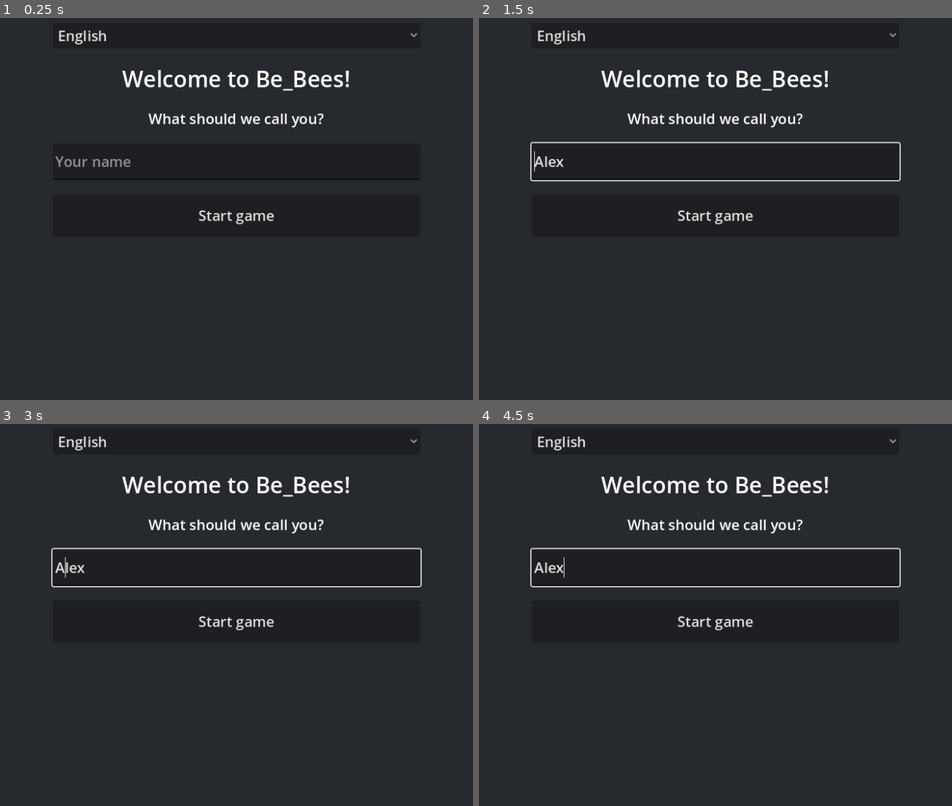
Above: before the commit, frames 1-4 (two rows, left to right).
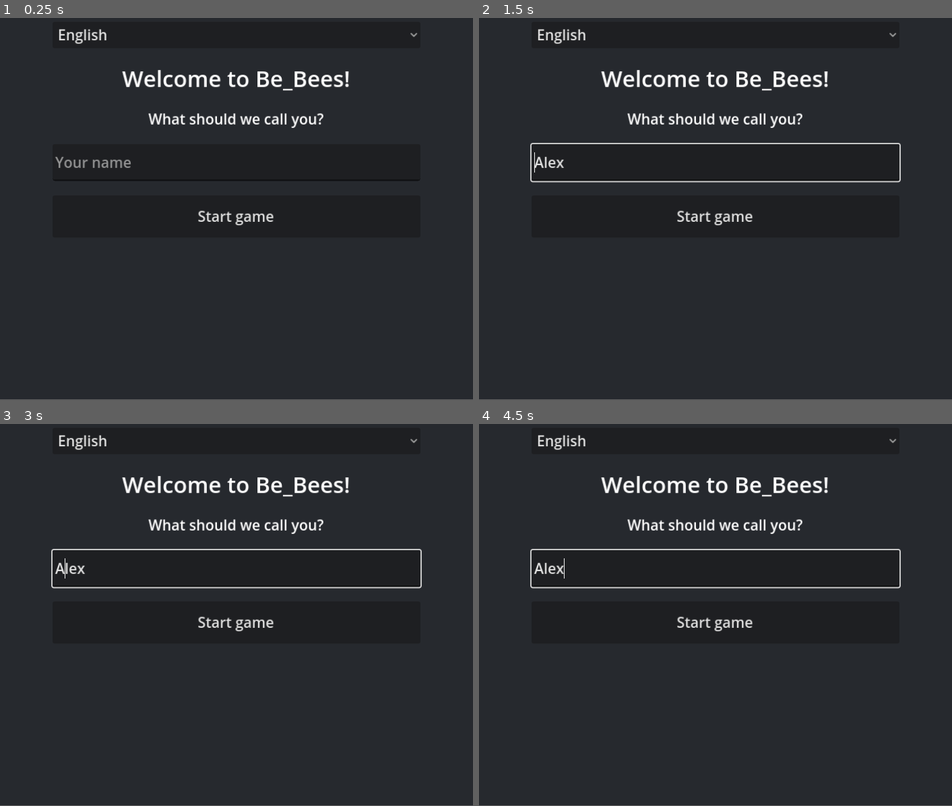
Above: after the commit, the same moments.

Repository: svetlyi072-debug/Be-Bees
Game: Godot game, scene res://scenes/Main.tscn
The game is run twice, just before and just after one commit, with the same random seed, the same clock (stepped at 60 frames per second) and the same inputs.
Inputs (mouse positions are in pixels of both pictures, inside the frame that each line leads up to):
- Up to frame 1 (0.25 s): no input
- Up to frame 2 (1.5 s): click (715, 163) at 0.52 s; type "Alex" at 0.6 s; click (535, 178) at 1.27 s
- Up to frame 3 (3 s): click (56, 584) at 2.02 s; click (66, 584) at 2.77 s
- Up to frame 4 (4.5 s): click (545, 584) at 3.52 s; click (677, 584) at 4.27 s
In our replay, the window is 702x800 before the commit and 702x799 after it. These sizes can differ from the game's own. Grey fills any space a smaller window leaves; there, only what the larger window draws over its background counts as a difference.

The runs differ from the first frame. In frame 1, 1.2% of the frame differs, in the area x 11-89%, y 2-55%; in frame 2, 2.3%; in frame 3, 2.3%; in frame 4, 2.3%, in the area x 10-90%, y 2-55%.

Commit message:
Add Android export, fix viewport scaling and menu icon overflow for phones
Adds an Android preset (minSdk 21, targetSdk 34, arm64-v8a + armeabi-v7a,
INTERNET permission for the Firebase calls) exporting a signed debug APK
to exports/android/.

Also two things the desktop/web builds were quietly getting away with:

- No stretch mode was set, so on any screen that isn't ~720x820 the game
  would either render tiny in a corner or get cut off — set stretch
  mode to canvas_items/keep so it scales to fill the screen (letterboxed
  to preserve aspect ratio) instead, and locked handheld orientation to
  portrait.

- The 4 main-menu icons (180px + 32px gaps) added up to 816px, 96px
  wider than the 720px viewport. Invisible on a maximized desktop
  window, but at the native width (what a phone actually renders,
  scaled) the settings icon fell outside the screen entirely. Resized
  to 150px/24px gaps so the row actually fits.

Co-Authored-By: Claude Sonnet 5 <noreply@anthropic.com>

Diff:
--- a/project.godot
+++ b/project.godot
@@ -29,6 +29,9 @@
 window/size/viewport_width=720
 window/size/viewport_height=820
 window/size/mode=2
+window/stretch/mode="canvas_items"
+window/stretch/aspect="keep"
+window/handheld/orientation="portrait"
 
 [rendering]
 
--- a/scripts/main.gd
+++ b/scripts/main.gd
@@ -185,10 +185,14 @@
 
 	var button_row := HBoxContainer.new()
 	button_row.alignment = BoxContainer.ALIGNMENT_CENTER
-	button_row.add_theme_constant_override("separation", 32)
+	button_row.add_theme_constant_override("separation", 24)
 	panel.add_child(button_row)
 
-	var icon_size := Vector2(180, 180)
+	# 4 icons + 3 gaps must fit inside the 720-wide viewport — at the maximized
+	# desktop window size there was room to spare, but on a phone (scaled to
+	# fill 720 width exactly) the old 180px/32px sizing overflowed it, clipping
+	# the rightmost icon off-screen.
+	var icon_size := Vector2(150, 150)
 
 	var new_game_btn := _make_icon_button("new_game", icon_size)
 	new_game_btn.pressed.connect(func(): mode_dialog.popup_centered_ratio(0.55))
Not shown, changed: export_presets.cfg
